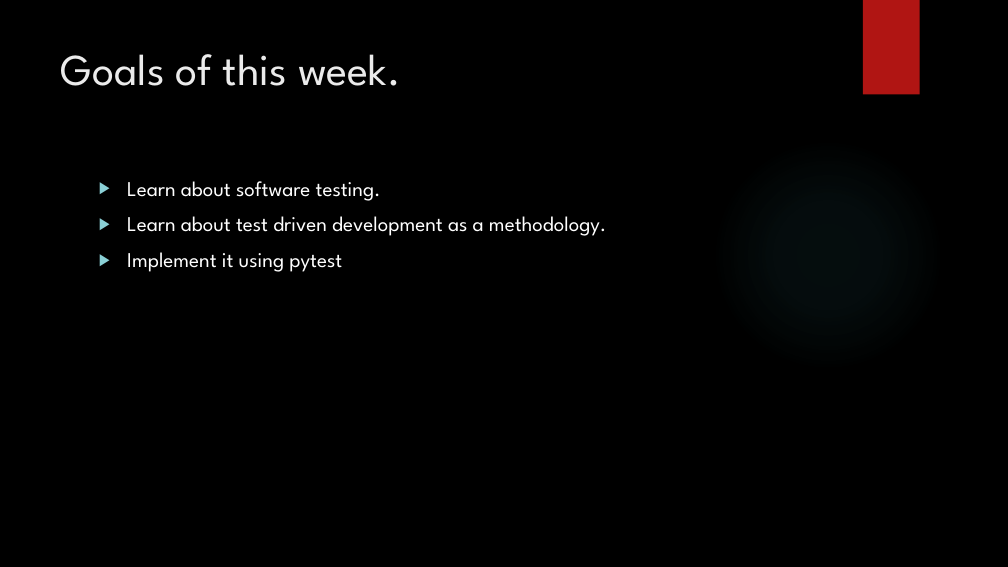
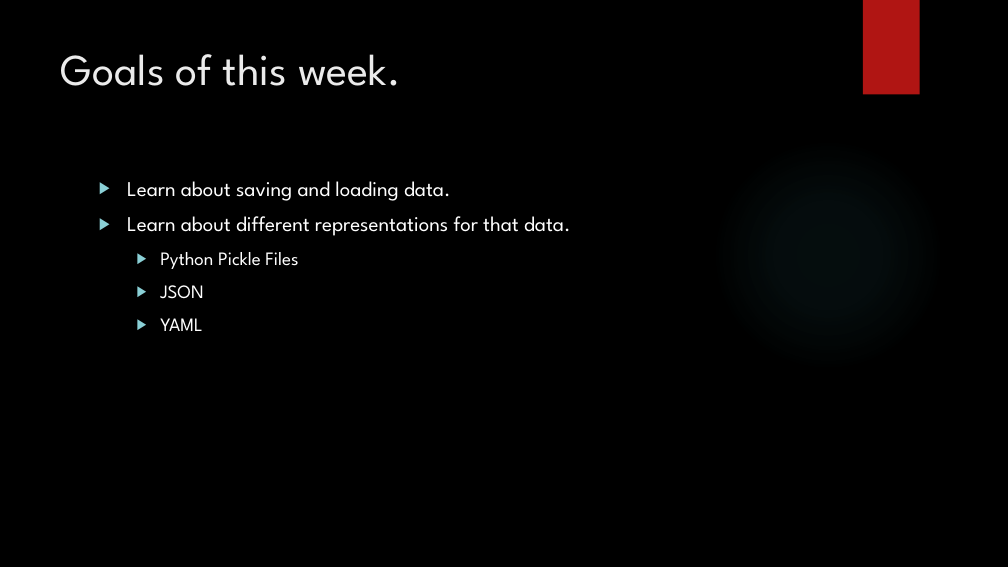
Before and after one commit to davidgroves/DGM_Tutorials, a slide deck: slide 2 of week11/week11.pptx. Drawn at 1008x567 pixels with LibreOffice and Linux fonts; fonts in the diff are those of the drawing; background and template pictures are left out. Boxes give left, top, right and bottom in pixels: in the first picture for what was removed or moved away, otherwise in the second. Text is boxed around its words. In the diff, an @@ line names an element or a change of style, - is before the commit and + after.

Commit message:
Actually week11.

```diff
--- a/week11/week11.pptx
+++ b/week11/week11.pptx
@@ text at [127, 181, 571, 331]: text changed @@
-▶ Learn about software testing.
-▶ Learn about test driven development as a methodology.
-▶ Implement it using pytest
+▶ Learn about saving and loading data.
+▶ Learn about different representations for that data.
+  ▶ Python Pickle Files
+  ▶ JSON
+  ▶ YAML
```
Also in this commit, not shown: 1 other slide changed, 37 slides added, 29 slides removed.
